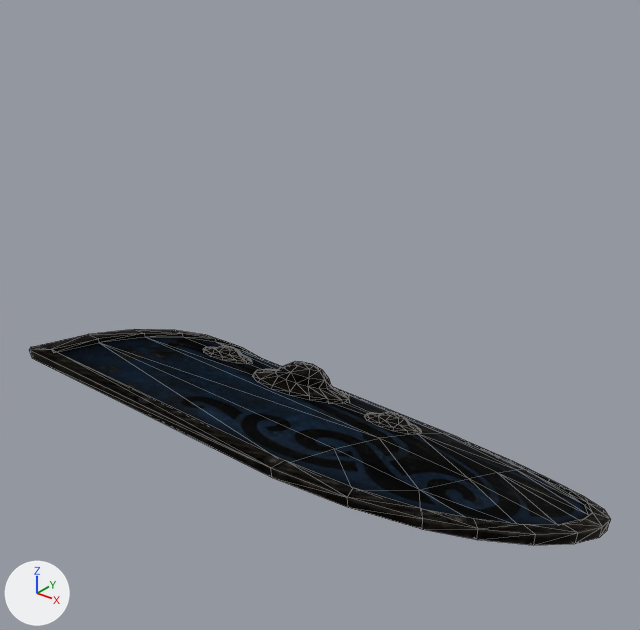
Renders of the glTF model assets/models/ITSH_SHIELD_A_OCEAN.glb from each side of a commit.
Both versions are drawn from a 50 mm lens placed at (0.786, -0.848, 0.813), pointed at (0.03, 0.098, 0.226). Every picture has the same lights, and +X, +Y and +Z are marked at lower left. Mesh edges are drawn as thin lines. Vertices at the same position are counted once.
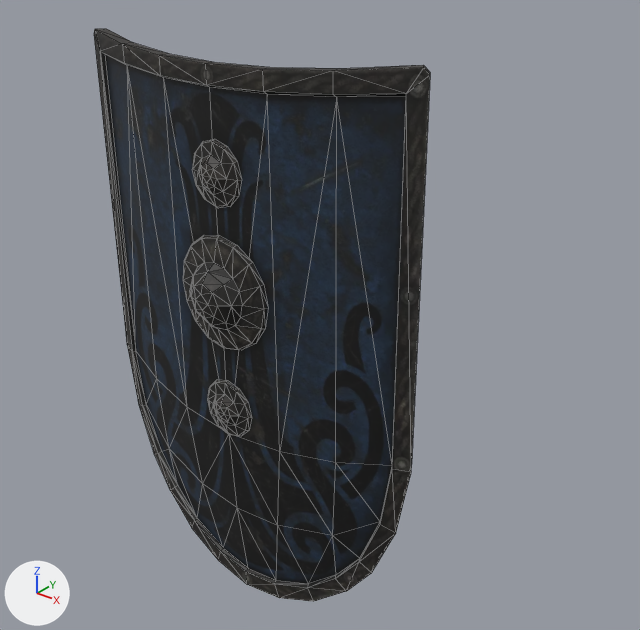
What changed in the scene script:
```text
Change mat_0011_shield_ocean_c:
    mat_0011_shield_ocean_c.metallic: 1.0 -> 0.0
    mat_0011_shield_ocean_c.roughness: 1.0 -> 0.5
Change me_mesh:
    where me_mesh.from_pydata(...)  # 255 vertices, 460 faces; spans x -0.365..0.492, y -0.16..0.381, z -0.116..0.145
    used by ob_mesh; location = (0.0, 0.0, 0.0)
    me_mesh part 1: the whole mesh is multiplied about its middle by the matrix ((0.022, 0.893, -0.45), (-0.018, -0.449, -0.893), (-1.0, 0.028, 0.006)), then moved by (-0.083, -0.114, 0.185)
```

Changed parts and their boxes (x1, y1, x2, y2) in the pictures (640 x 630 px):
'Mesh', surface changed, reshaped (42% narrower, 164% taller): before (29, 329, 611, 545); after (94, 29, 430, 601)
